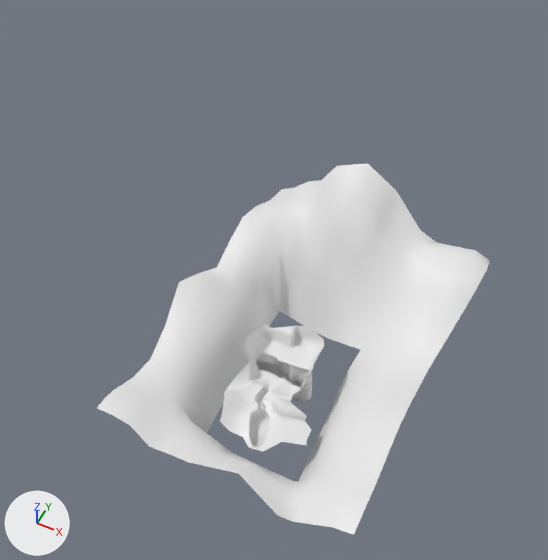
An edit to the Blender file Assets/Blender/CrevasseLevel.blend, drawn before and after from the same camera.
Camera for both pictures: a 50 mm lens placed at (132.0, -274.0, 427.0), pointed at (-18.0, 25.0, 53.0). Arrows for +X, +Y and +Z are at lower left; the lights stay in place. Materials are left out; every surface is plain grey.

The scene before the commit, as lines of its bpy script (objects in view):
```python
me_cube = bpy.data.meshes.new('Cube')
me_cube.from_pydata(...)  # 170 vertices, 136 faces; spans x -1.02..1.13, y -1.05..1.88, z -8.64..0.38
me_cube.polygons.foreach_set('use_smooth', [True] * 136)
me_cube.materials.append(mat_material)
me_plane_001 = bpy.data.meshes.new('Plane.001')
me_plane_001.from_pydata(...)  # 537 vertices, 483 faces; spans x -4.7..6.3, y -4.9..11.4, z -2.4..2.8
me_plane_001.polygons.foreach_set('use_smooth', [True] * 483)
# faces by material slot: [157, 36, 227, 63]
me_plane_001.materials.append(mat_snow)
me_plane_001.materials.append(mat_snow_and_ice_001)
me_plane_001.materials.append(mat_snow_001)
me_plane_001.materials.append(mat_snow_and_ice)
me_plane_002 = bpy.data.meshes.new('Plane.002')
me_plane_002.from_pydata(...)  # 162 vertices, 146 faces; spans x -4.36..3.61, y 3.68..6.7, z -4.03..0.09
me_plane_002.polygons.foreach_set('use_smooth', [True] * 146)
me_plane_002.materials.append(mat_frozen_ice)
ob_crevasse = bpy.data.objects.new('Crevasse', me_plane_002)
ob_crevasse.location = (4.0, -35.3, 2.0)
ob_crevasse.scale = (6.05, 6.05, 6.05)
ob_mountainprojection = bpy.data.objects.new('MountainProjection', me_cube)
ob_mountainprojection.location = (8.6, -14.8, -19.5)
ob_mountainprojection.scale = (84.5, 84.5, -11.8)
ob_soil = bpy.data.objects.new('Soil', me_plane_001)
ob_soil.location = (4.0, -38.7, 2.4)
ob_soil.scale = (6.05, 6.05, 6.05)
```
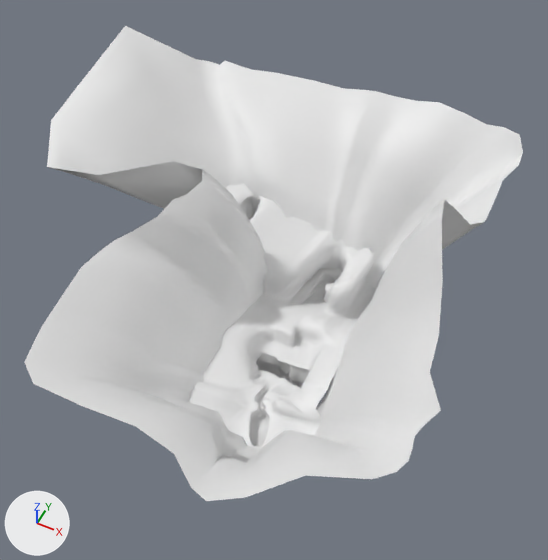
Commit message: Update crevasse level to an extended version

Where the newer file only moved an object's origin or applied its transform, the numbers keep the older frame.

The change, as JSON lines over the scene's bpy script:
```json
{"block": "me_plane_001", "where": "# used by ob_soil; location = (4.0, -38.7, 2.4); scale = (6.05, 6.05, 6.05)"}
{"op": "remove", "block": "me_plane_001", "code": "me_plane_001.from_pydata(...)  # 537 vertices, 483 faces; spans x -4.7..6.3, y -4.9..11.4, z -2.4..2.8"}
{"op": "add", "block": "me_plane_001", "code": "me_plane_001.from_pydata(...)  # 1039 vertices, 952 faces; spans x -17.2..7.4, y -5.9..24.1, z -2.4..9.0"}
{"block": "me_plane_001", "change": "me_plane_001 part 1: 55 vertices moved from x -4.7..3.7, y -4.7..10.7, z -0.1..2.8 to x -5.9..3.7, y -4.7..10.8, z -0.1..2.9; 502 vertices added at x -17.2..7.4, y -5.9..24.1, z -0.7..9.0"}
{"op": "add", "block": "me_plane_004", "code": ["me_plane_004 = bpy.data.meshes.new('Plane.004')", "me_plane_004.from_pydata(...)  # 162 vertices, 146 faces; spans x -25.4..22.8, y -9.5..8.8, z -24.4..0.5", "me_plane_004.polygons.foreach_set('use_smooth', [True] * 146)"]}
{"op": "add", "block": "me_plane_005", "code": ["me_plane_005 = bpy.data.meshes.new('Plane.005')", "me_plane_005.from_pydata(...)  # 594 vertices, 528 faces; spans x -206.0..111.0, y -105.0..232.0, z -2.0..147.0", "me_plane_005.polygons.foreach_set('use_smooth', [True] * 528)"]}
{"op": "add", "block": "me_cube_001", "code": ["me_cube_001 = bpy.data.meshes.new('Cube.001')", "me_cube_001.from_pydata(...)  # 98 vertices, 81 faces; spans x -6.2..24.4, y -14.5..34.2, z -11.0..13.2", "me_cube_001.polygons.foreach_set('use_smooth', [True] * 81)"]}
{"op": "remove", "block": "ob_mountainprojection", "code": ["ob_mountainprojection = bpy.data.objects.new('MountainProjection', me_cube)", "ob_mountainprojection.location = (8.6, -14.8, -19.5)", "ob_mountainprojection.scale = (84.5, 84.5, -11.8)"]}
{"op": "add", "block": "ob_crevasse_004", "code": ["ob_crevasse_004 = bpy.data.objects.new('Crevasse.004', me_plane_004)", "ob_crevasse_004.location = (-66.5, 70.0, 48.7)", "ob_crevasse_004.rotation_euler = (0.0, 0.0, -1.533)  # degrees (0, 0, -88)", "ob_crevasse_004.scale = (1.0, 1.18, 1.0)"]}
{"op": "add", "block": "ob_mountains", "code": ["ob_mountains = bpy.data.objects.new('Mountains', me_plane_005)", "ob_mountains.location = (4.0, -38.7, 2.4)"]}
{"op": "add", "block": "ob_rock", "code": ["ob_rock = bpy.data.objects.new('Rock', me_cube_001)", "ob_rock.location = (-10.3, 62.3, 4.3)", "ob_rock.rotation_euler = (-0.00174, 0.0152, -0.163)  # degrees (-0.1, 0.9, -9.3)"]}
```

Pixel boxes (x1, y1, x2, y2) of what changed, in the pictures (548 x 560 px):
```json
{"object": "Mountains", "change": "added", "after": [24, 26, 523, 501]}
{"object": "MountainProjection", "change": "deleted", "before": [97, 163, 490, 535]}
{"object": "Soil", "change": "reshaped", "before": [220, 325, 324, 452], "after": [189, 183, 377, 448], "on screen": "80% wider, 108% taller"}
{"object": "Rock", "change": "added", "after": [292, 268, 342, 304]}
{"object": "Crevasse.004", "change": "added", "after": [240, 199, 260, 220]}
{"part": 1, "of": "me_plane_001", "change": "built on", "before": [220, 325, 311, 452], "after": [189, 183, 377, 448]}
```
